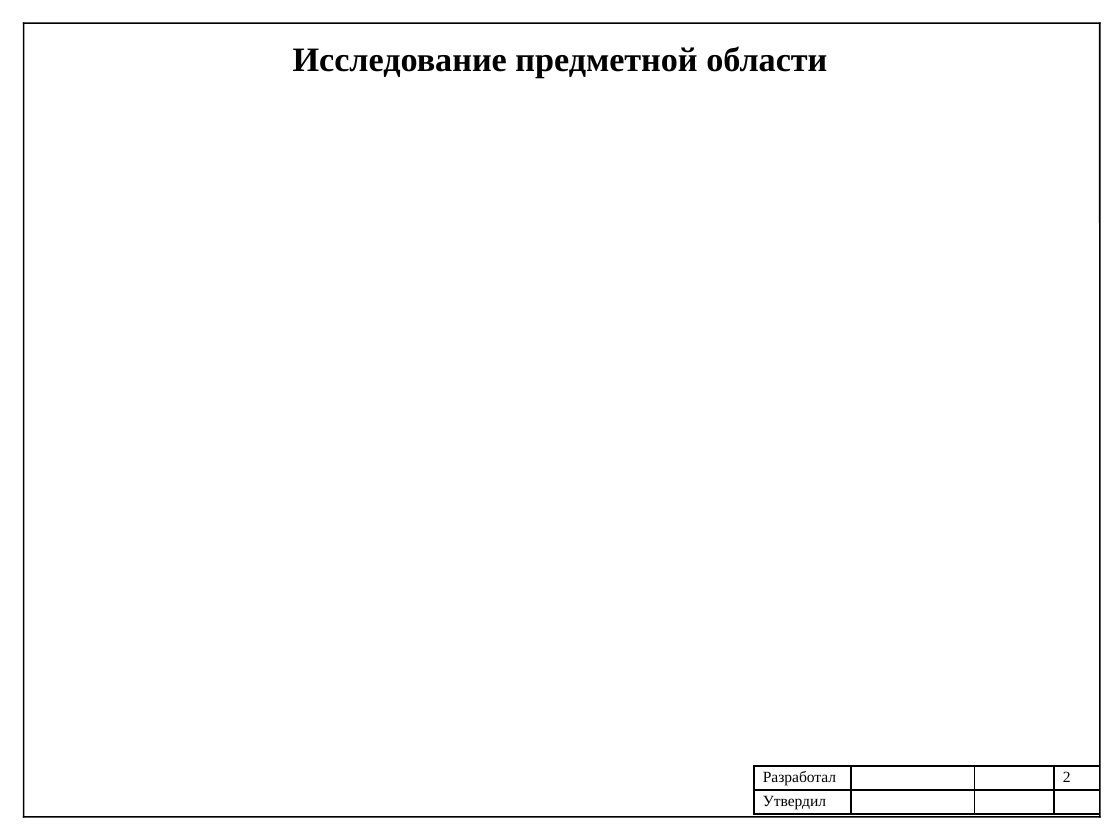
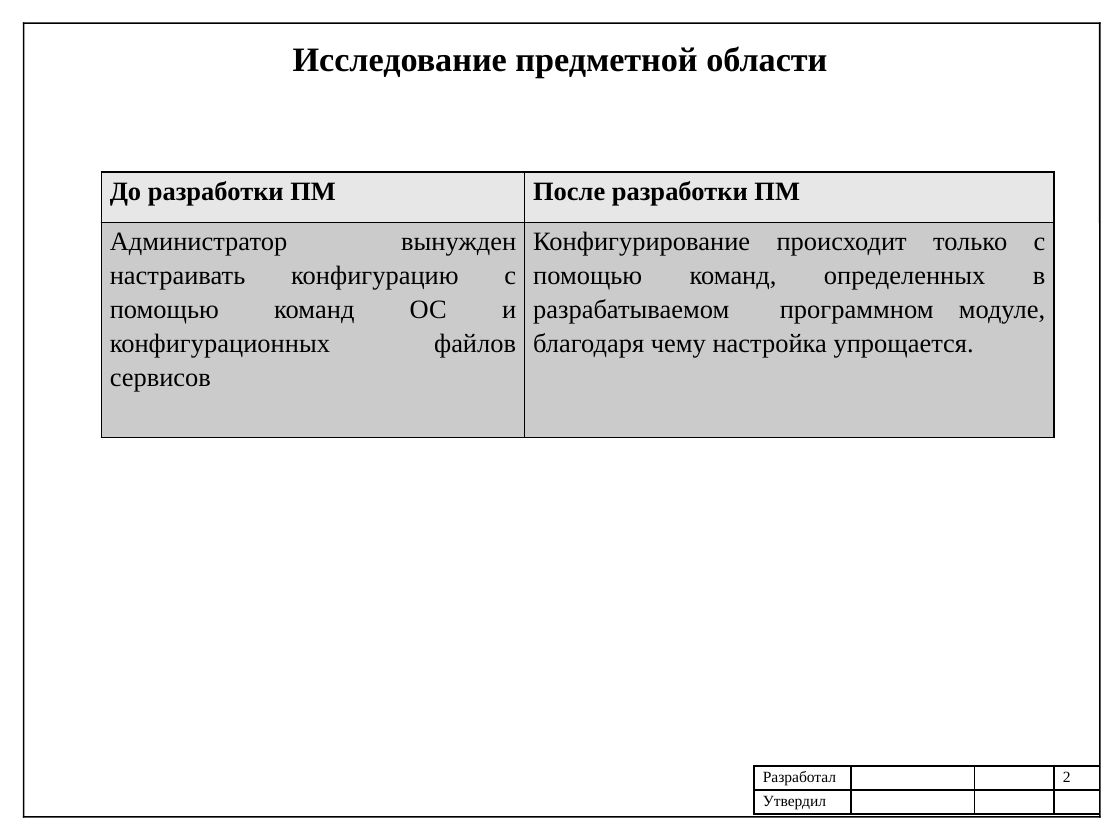
Before and after one commit to Shurpumpel/diplom, a slide deck: slide 2 of Prezentatsia.pptx. Drawn at 1120x840 pixels with LibreOffice and Linux fonts; fonts in the diff are those of the drawing. Boxes give left, top, right and bottom in pixels: in the first picture for what was removed or moved away, otherwise in the second. Text is boxed around its words. In the diff, an @@ line names an element or a change of style, - is before the commit and + after.

```diff
--- a/Prezentatsia.pptx
+++ b/Prezentatsia.pptx
@@ table added at [102,172,1054,438], 2 rows, 2 columns @@
+До разработки ПМ | После разработки ПМ
+Администратор вынужден настраивать конфигурацию с помощью команд ОС и конфигурационных файлов сервисов | Конфигурирование происходит только с помощью команд, определенных в разрабатываемом программном модуле, благодаря чему настройка упрощается.
```
Also in this commit, not shown: 4 other slides changed, 5 other files.
